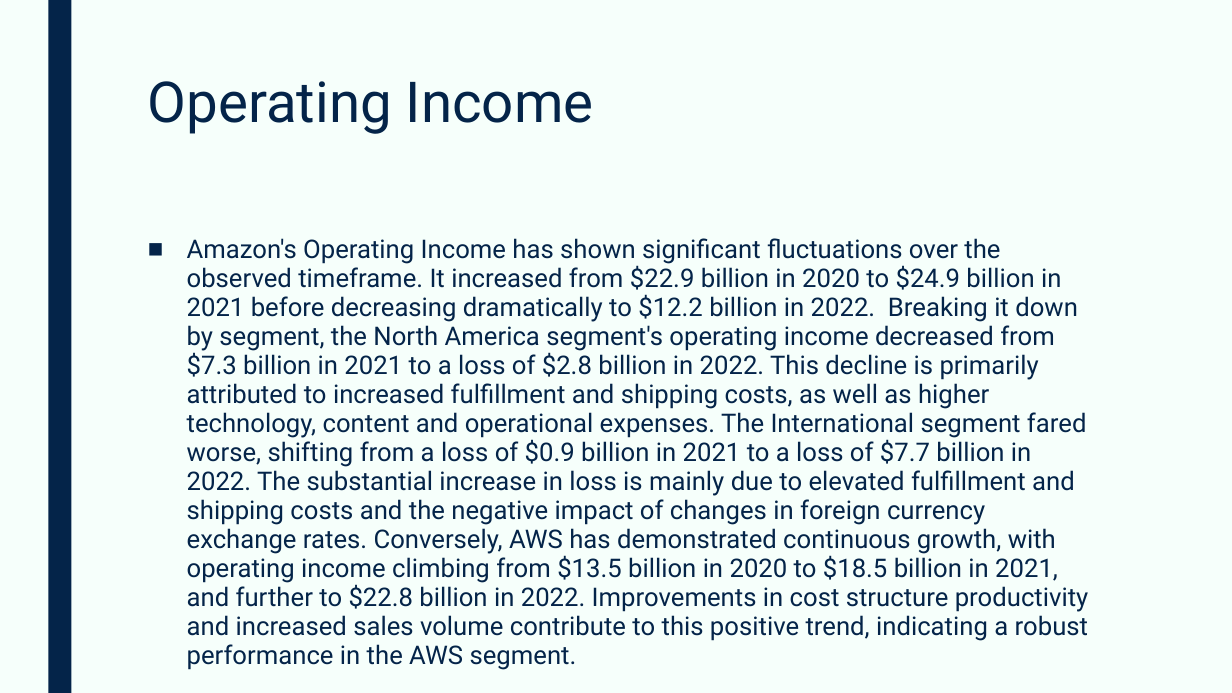
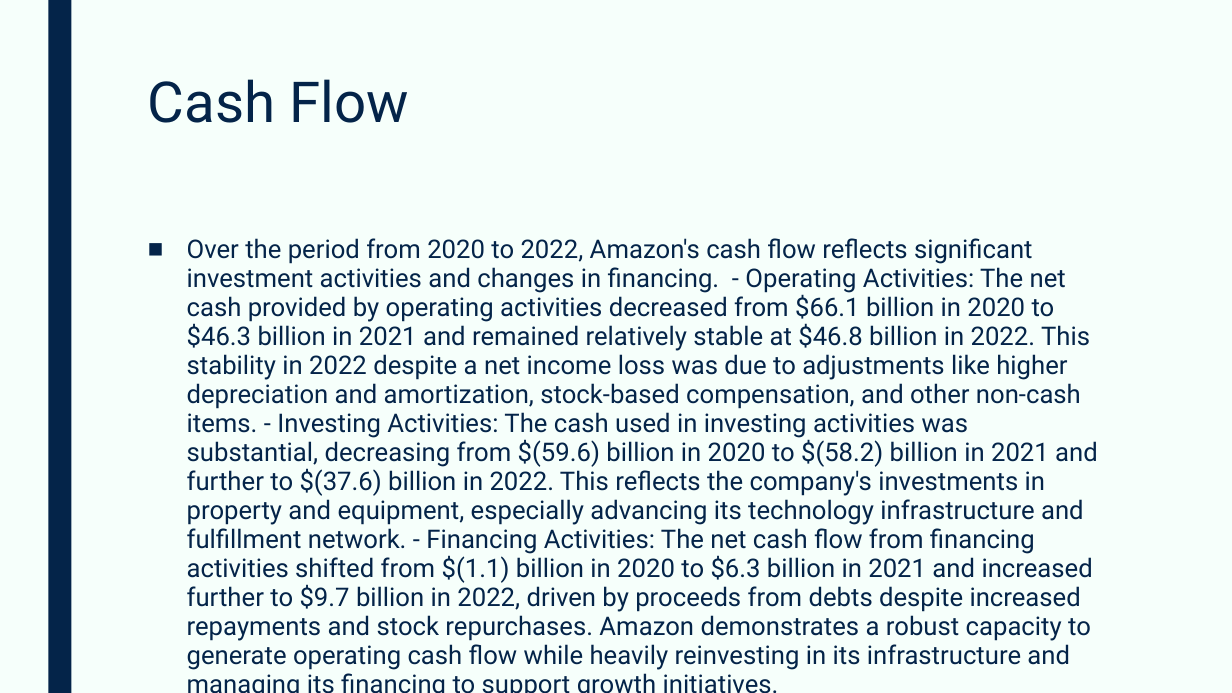
Before and after one commit to devangovind/AMUCLDISS, a slide deck: slide 7 of fastapi-backend/app/pres/output.pptx (slide 5 before the commit). Drawn at 1232x693 pixels with LibreOffice and Linux fonts; fonts in the diff are those of the drawing. Boxes give left, top, right and bottom in pixels: in the first picture for what was removed or moved away, otherwise in the second. Text is boxed around its words. In the diff, an @@ line names an element or a change of style, - is before the commit and + after.

```diff
--- a/fastapi-backend/app/pres/output.pptx
+++ b/fastapi-backend/app/pres/output.pptx
@@ title at (148,79,408,123): text changed @@
-Operating Income
+Cash Flow
@@ text at (187,238,1098,670): text changed @@
-■ Amazon's Operating Income has shown significant fluctuations over the observed timeframe. It increased from $22.9 billion in 2020 to $24.9 billion in 2021 before decreasing dramatically to $12.2 billion in 2022. Breaking it down by segment, the North America segment's operating income decreased from $7.3 billion in 2021 to a loss of $2.8 billion in 2022. This decline is primarily attributed to increased fulfillment and shipping costs, as well as higher technology, content and operational expenses. The International segment fared worse, shifting from a loss of $0.9 billion in 2021 to a loss of $7.7 billion in 2022. The substantial increase in loss is mainly due to elevated fulfillment and shipping costs and the negative impact of changes in foreign currency exchange rates. Conversely, AWS has demonstrated continuous growth, with operating income climbing from $13.5 billion in 2020 to $18.5 billion in 2021, and further to $22.8 billion in 2022. Improvements in cost structure productivity and increased sales volume contribute to this positive trend, indicating a robust performance in the AWS segment.
+■ Over the period from 2020 to 2022, Amazon's cash flow reflects significant investment activities and changes in financing. - Operating Activities: The net cash provided by operating activities decreased from $66.1 billion in 2020 to $46.3 billion in 2021 and remained relatively stable at $46.8 billion in 2022. This stability in 2022 despite a net income loss was due to adjustments like higher depreciation and amortization, stock-based compensation, and other non-cash items. - Investing Activities: The cash used in investing activities was substantial, decreasing from $(59.6) billion in 2020 to $(58.2) billion in 2021 and further to $(37.6) billion in 2022. This reflects the company's investments in property and equipment, especially advancing its technology infrastructure and fulfillment network. - Financing Activities: The net cash flow from financing activities shifted from $(1.1) billion in 2020 to $6.3 billion in 2021 and increased further to $9.7 billion in 2022, driven by proceeds from debts despite increased repayments and stock repurchases. Amazon demonstrates a robust capacity to generate operating cash flow while heavily reinvesting in its infrastructure and managing its financing to support growth initiatives.
```
Also in this commit, not shown: 7 other slides changed, 1 slide added, 13 other files.
